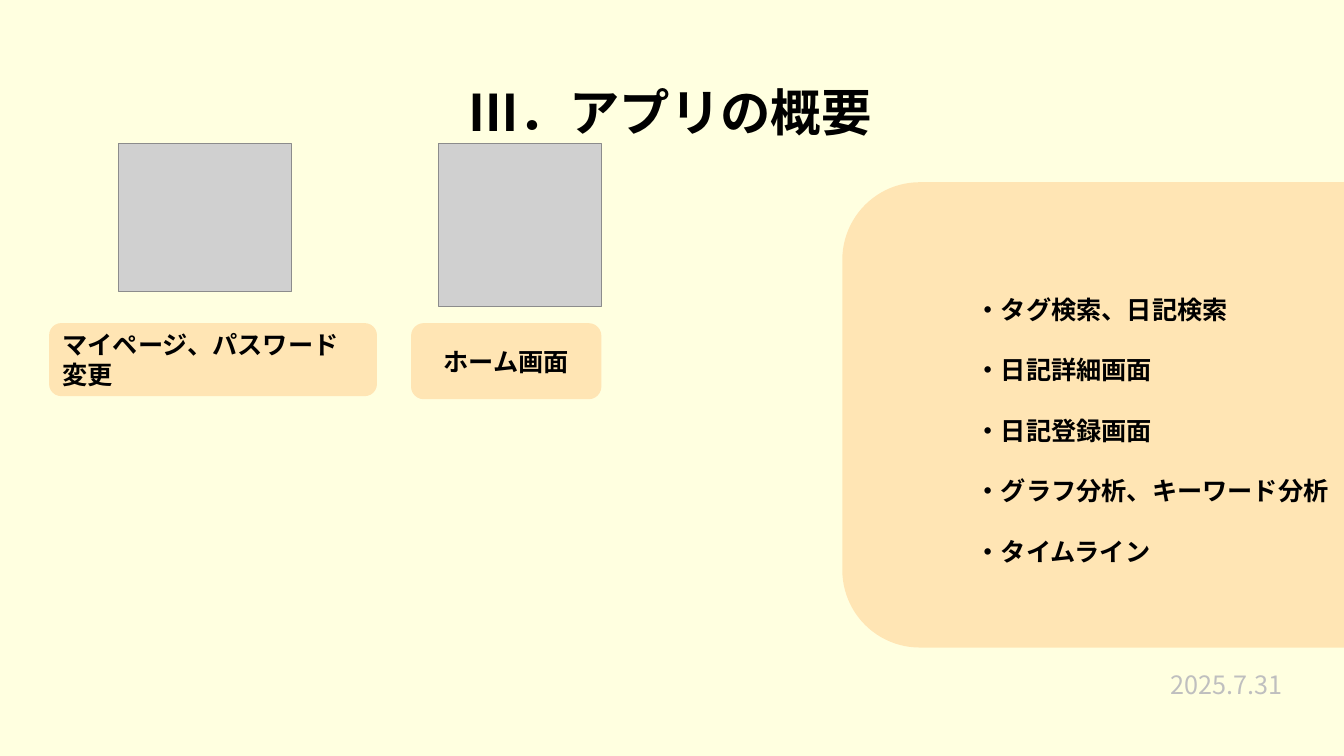
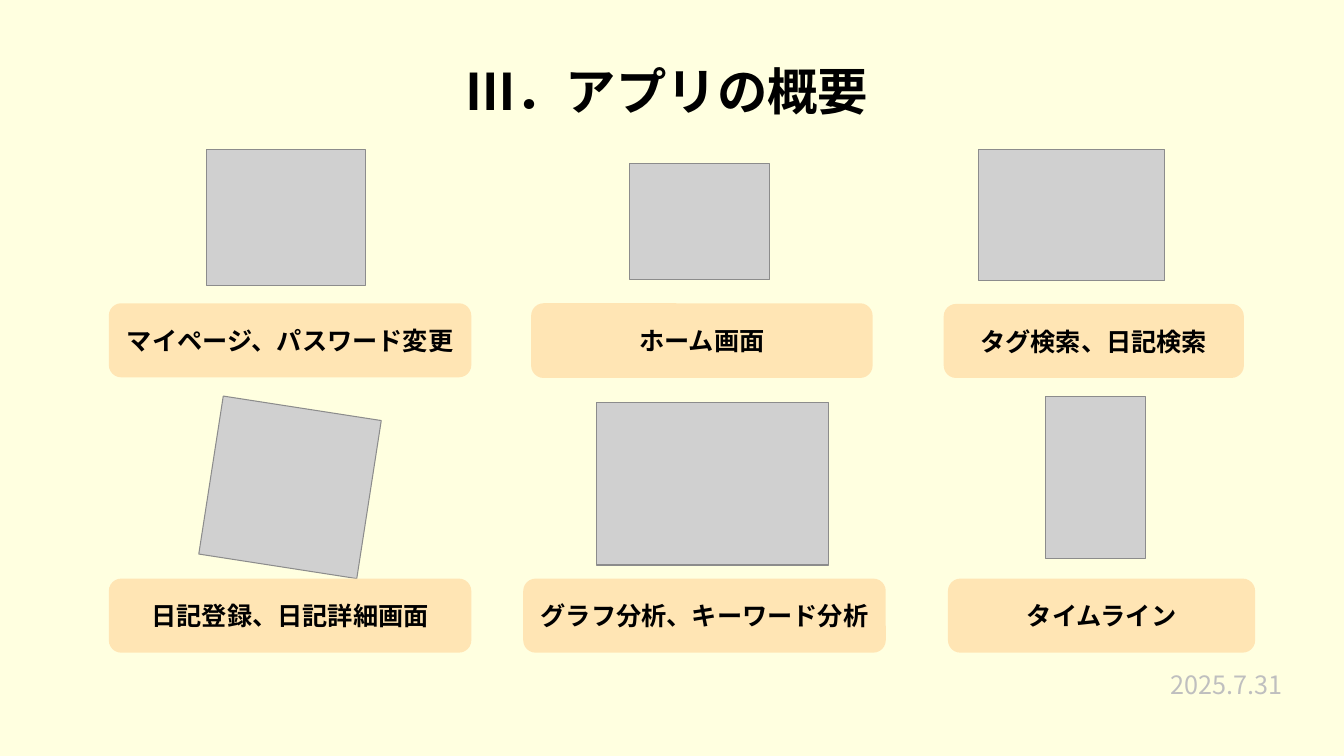
Before and after one commit to plusdojo2025/a2-7, a slide deck: slide 5 of 発表準備/7月成果発表会.pptx. Drawn at 1344x756 pixels with LibreOffice and Linux fonts; fonts in the diff are those of the drawing; grey boxes stand for pictures. Boxes give left, top, right and bottom in pixels: in the first picture for what was removed or moved away, otherwise in the second. Text is boxed around its words. In the diff, an @@ line names an element or a change of style, - is before the commit and + after.

Commit message:
新規登録更新

```diff
--- a/発表準備/7月成果発表会.pptx
+++ b/発表準備/7月成果発表会.pptx
@@ title "Ⅲ．アプリの概要" rewrapped from [469,88,872,144] to [465,67,868,115] @@
@@ picture: place and size @@
-picture at [119,143,291,291]
+picture at [207,149,365,285]
@@ picture removed at [439,143,601,306] @@
@@ picture added at [979,149,1166,281] @@
@@ picture added at [629,163,770,279] @@
@@ rounded rectangle removed at [843,182,1344,648] @@
-・タグ検索、日記検索
-・日記詳細画面
-・日記登録画面
-・グラフ分析、キーワード分析
-・タイムライン
@@ rounded rectangle "マイページ、パスワード変更": place and size @@
-rounded rectangle "マイページ、パスワード変更" at [49,324,377,396]
+rounded rectangle "マイページ、パスワード変更" at [109,303,472,377]
@@ rounded rectangle "マイページ、パスワード変更" at [109,303,472,377]: alignment left to centre @@
@@ rounded rectangle "ホーム画面": place and size @@
-rounded rectangle "ホーム画面" at [411,324,602,399]
+rounded rectangle "ホーム画面" at [531,303,873,378]
@@ rounded rectangle added at [944,304,1244,378], fill #FFE5B4, 18 pt, text #000000, bold @@
+タグ検索、日記検索
@@ picture added at [198,396,381,579] @@
@@ picture added at [597,402,830,565] @@
@@ picture added at [1046,396,1145,560] @@
@@ rounded rectangle added at [109,579,472,652], fill #FFE5B4, 18 pt, text #000000, bold @@
+日記登録、日記詳細画面
@@ rounded rectangle added at [523,579,886,652], fill #FFE5B4, 18 pt, text #000000, bold @@
+グラフ分析、キーワード分析
@@ rounded rectangle added at [948,579,1255,652], fill #FFE5B4, 18 pt, text #000000, bold @@
+タイムライン
@@ text "2025.7.31" rewrapped from [1109,647,1344,721] to [1170,675,1282,694] @@
```
Also in this commit, not shown: 7 other slides changed, 2 other files.
